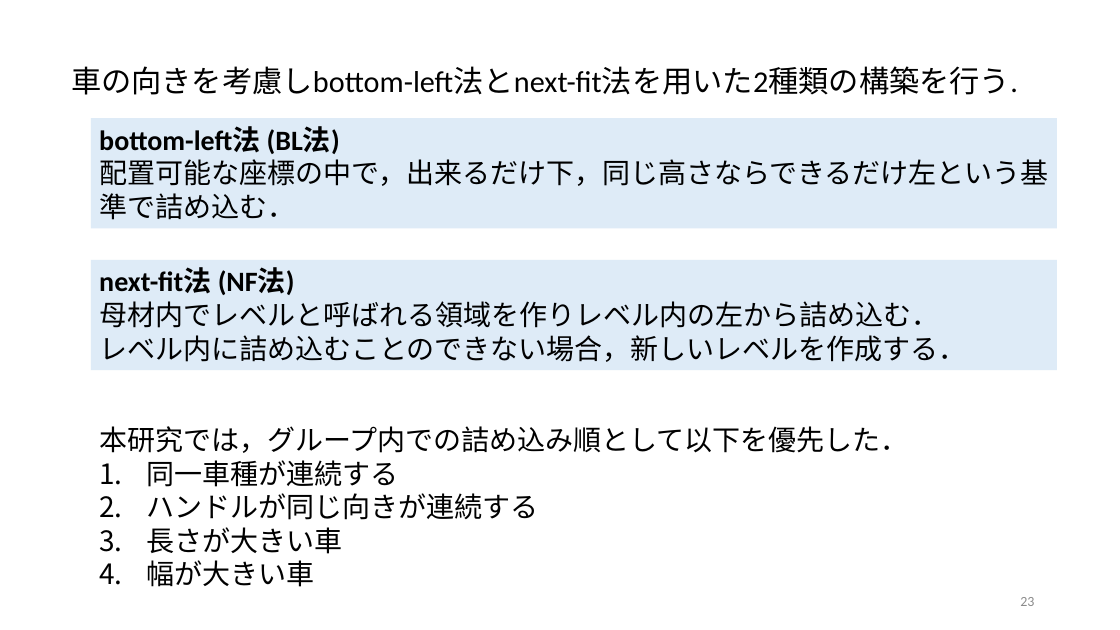
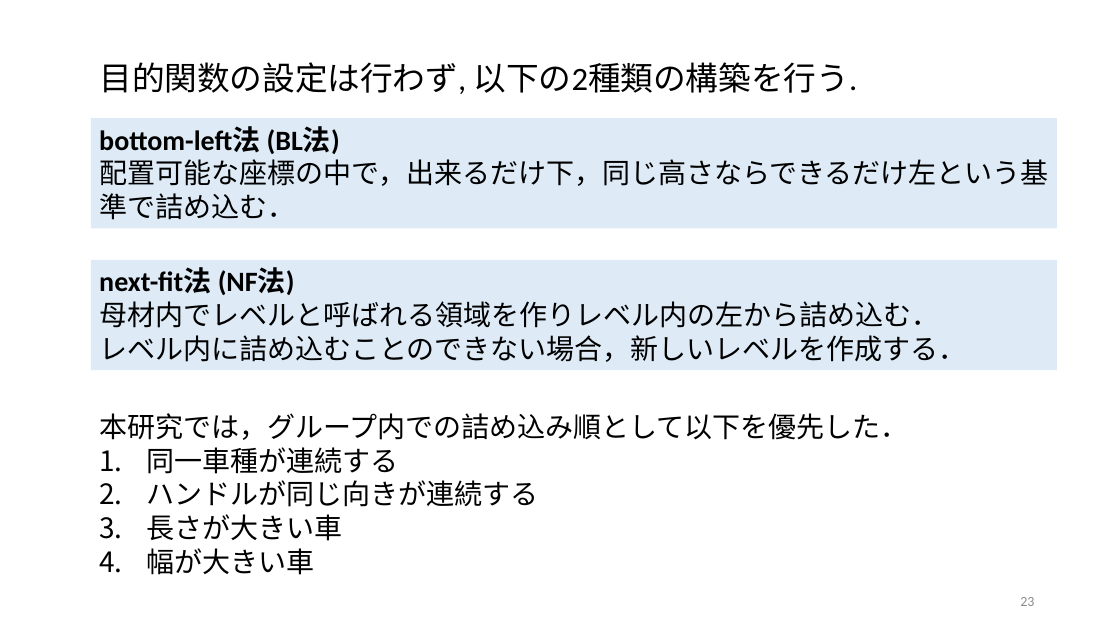
Before and after one commit to r-kurosu/kline, a slide deck: slide 23 of 卒論発表用スライド.pptx. Drawn at 1120x630 pixels with LibreOffice and Linux fonts; fonts in the diff are those of the drawing. Boxes give left, top, right and bottom in pixels: in the first picture for what was removed or moved away, otherwise in the second. Text is boxed around its words. In the diff, an @@ line names an element or a change of style, - is before the commit and + after.

```diff
--- a/卒論発表用スライド.pptx
+++ b/卒論発表用スライド.pptx
@@ text at (99, 62, 858, 94): text changed; size 25.9 to 28 pt @@
-車の向きを考慮しbottom-left法とnext-fit法を用いた2種類の構築を行う.
+目的関数の設定は行わず, 以下の2種類の構築を行う.
@@ text "本研究では，グループ内での詰め込み順として以下を優先した．": place and size @@
-text "本研究では，グループ内での詰め込み順として以下を優先した．" at (99, 426, 909, 587)
+text "本研究では，グループ内での詰め込み順として以下を優先した．" at (99, 413, 909, 575)
```
Also in this commit, not shown: 9 other slides changed, 18 other files.
